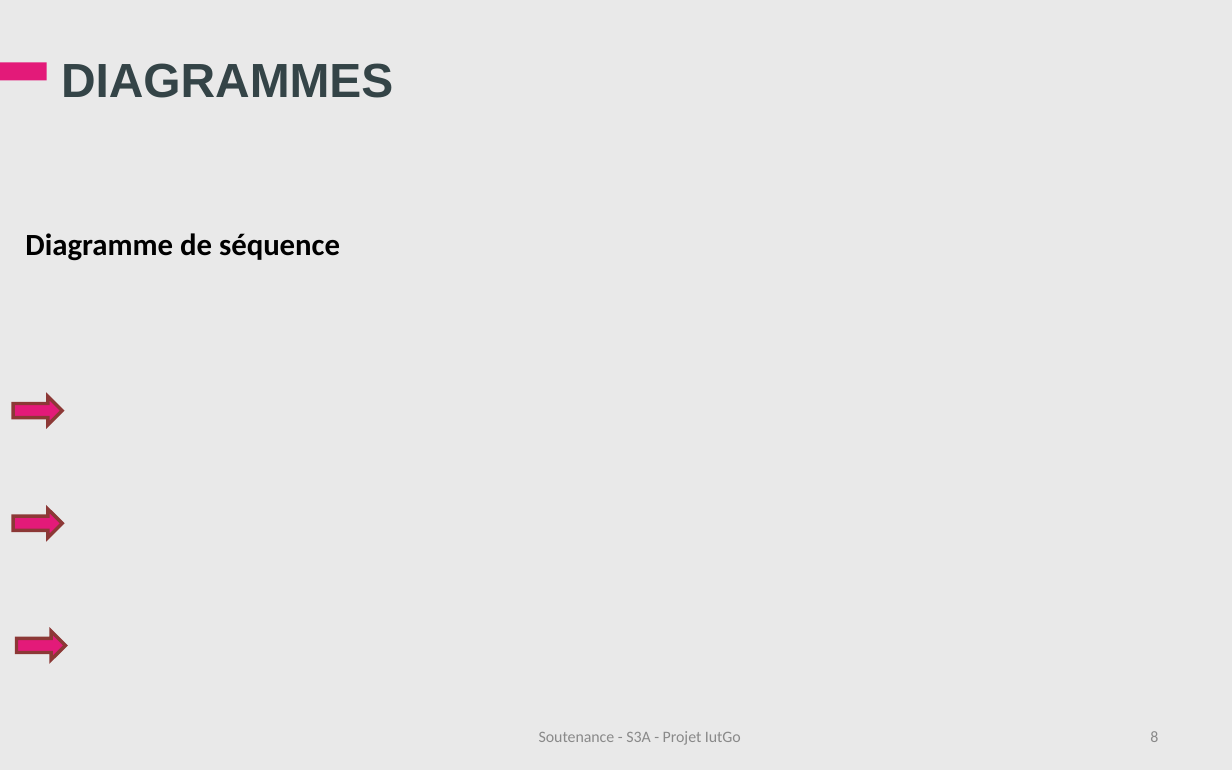
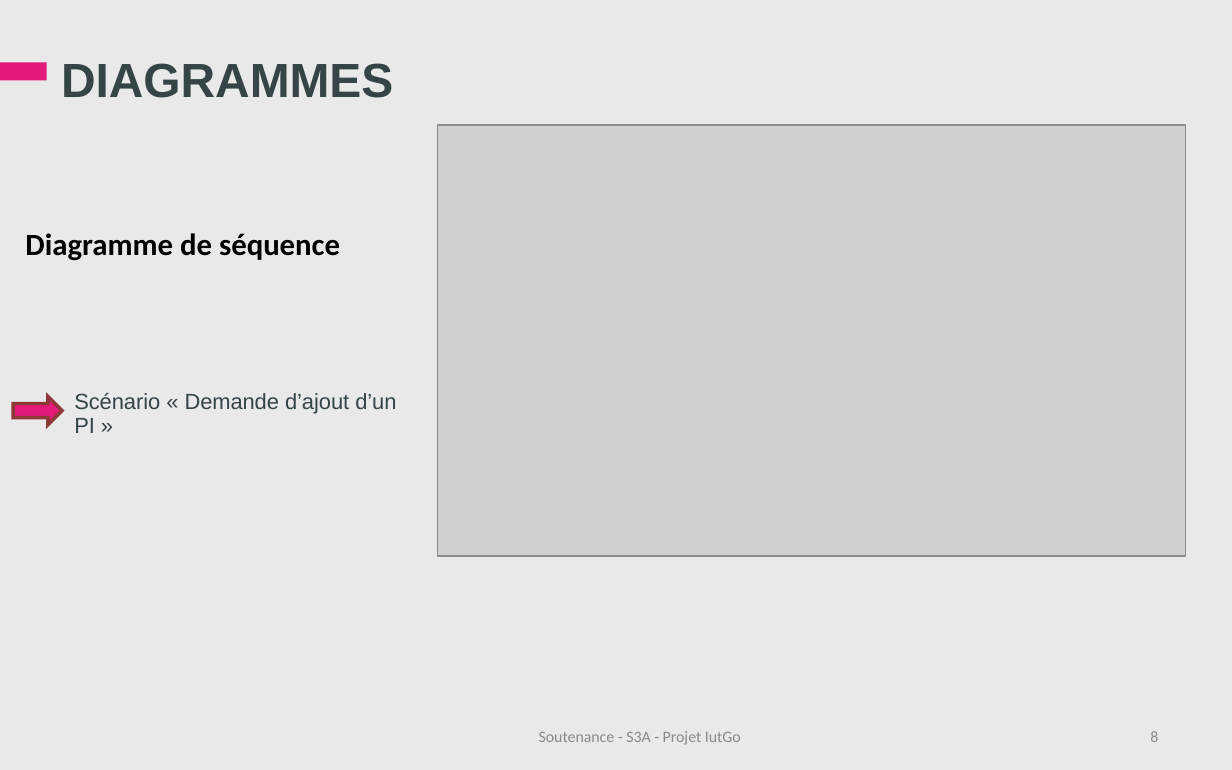
Before and after one commit to iuts3a/IUTGo, a slide deck: slide 8 of Soutenance/Soutenance-IutGo.ppt. Drawn at 1232x770 pixels with LibreOffice and Linux fonts; fonts in the diff are those of the drawing; grey boxes stand for pictures; background and template pictures are left out. Boxes give left, top, right and bottom in pixels: in the first picture for what was removed or moved away, otherwise in the second. Text is boxed around its words. In the diff, an @@ line names an element or a change of style, - is before the commit and + after.

Commit message:
Ajout diagramme séquence soutenance

```diff
--- a/Soutenance/Soutenance-IutGo.ppt
+++ b/Soutenance/Soutenance-IutGo.ppt
@@ picture added at (437,126,1185,557) @@
@@ text added at (74,393,396,433), 12.8 pt, text #344447 @@
+Scénario « Demande d’ajout d’un PI »
@@ right arrow removed at (14,509,63,537) @@
@@ right arrow removed at (16,632,65,660) @@
```
